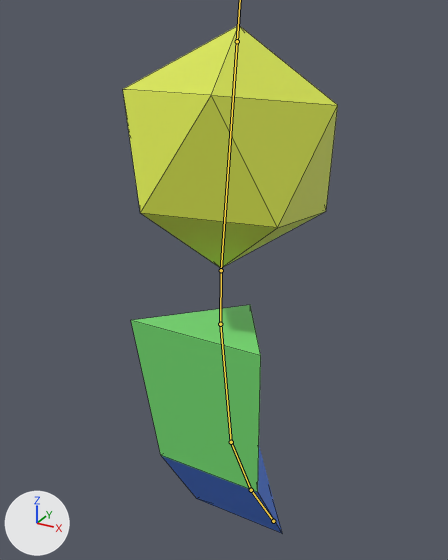
The FBX model cafe/Assets/Models/person.fbx as it was, and as the next commit left it.
Camera for both pictures: a 50 mm camera at (3.89, -9.25, 9.93) aimed at (-0.39, -1.47, 6.04). The axes (+X, +Y, +Z) are drawn at lower left. The lights are the same throughout. Both versions are drawn at frame 1 of the action 'Armature|Idle'; the numbers are the values there. The bones that bend it are drawn over the model as lines. Mesh edges are drawn as thin lines.

In view in the first picture: 'Head'.
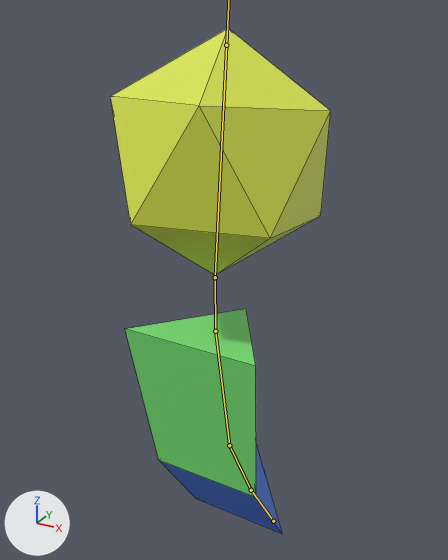
Changed parts and their boxes [x1, y1, x2, y2] in the pictures (448 x 560 px):
'Head', posed: before [123, 25, 338, 533]; after [110, 29, 331, 534]
bone 'Hips', root to tip: before (251, 490) to (231, 442); after (251, 490) to (229, 445)

The change in detail:
Bone 'Hips' (bone_hips) turns from (1, 0, 0) to (3, 0, 0) degrees about its own x, y and z.
